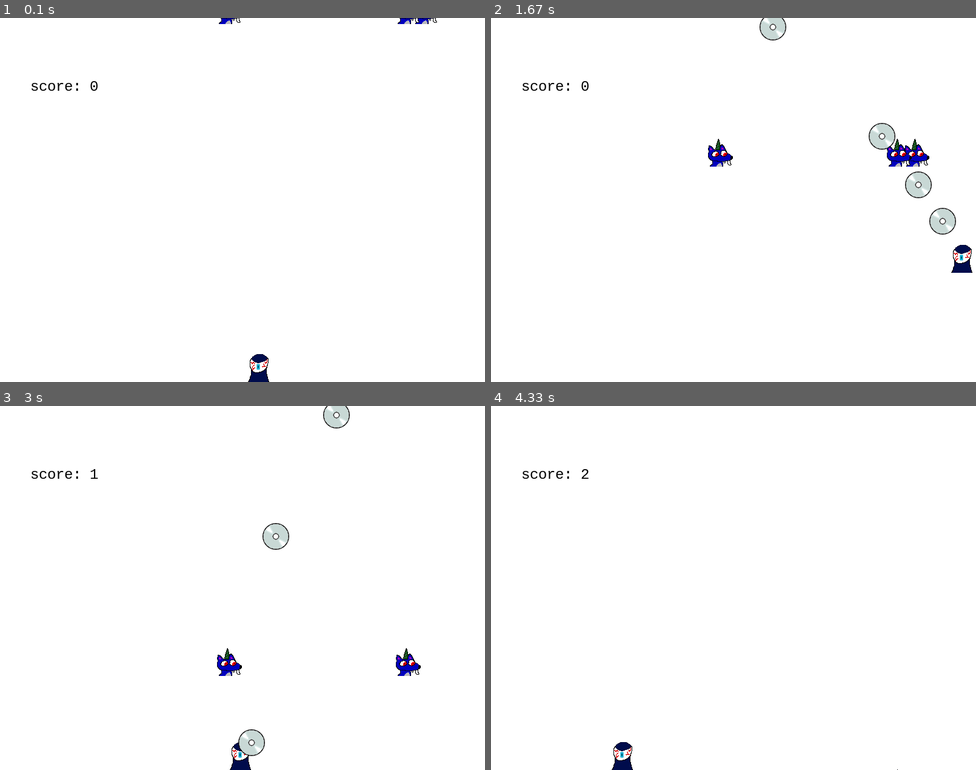
Above: before the commit, frames 1-4 (two rows, left to right).
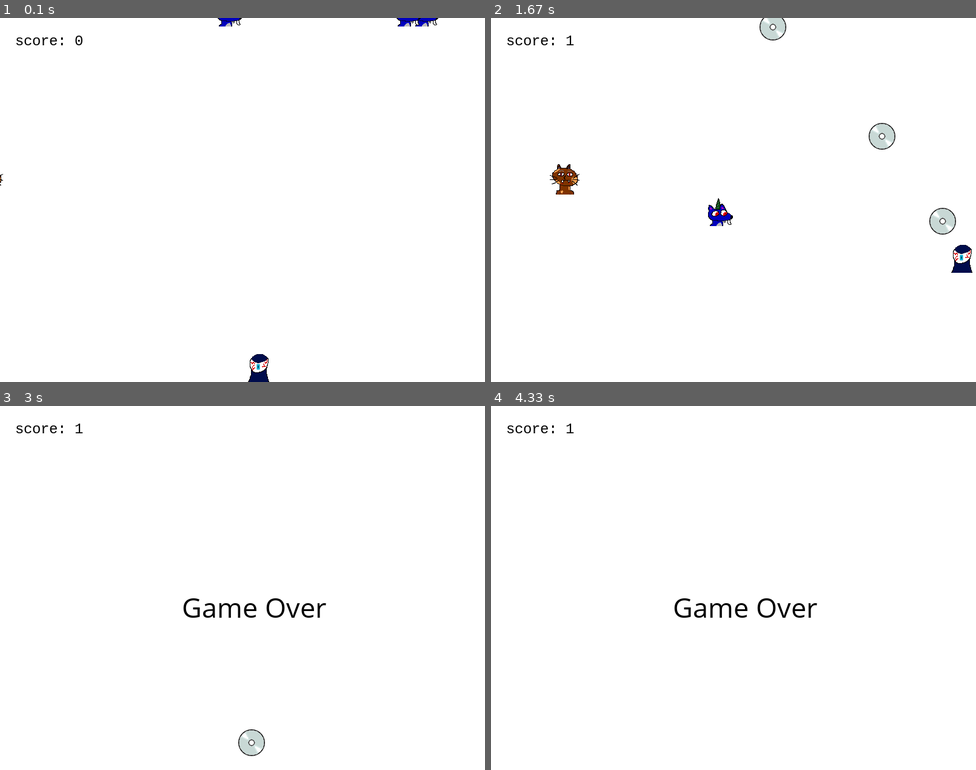
Above: after the commit, the same moments.

Repository: GilbertWilliams/Antimal2ElectricBoogaloo
Game: pygame game, started from main.py
Two runs of this game, one before a commit and one after it. Both use one fixed random seed, a clock stepped at 60 frames per second and the inputs below.
Inputs:
- Up to frame 1 (0.1 s): no input
- Up to frame 2 (1.67 s): tap Space at 0.33, 0.73, 1.03, 1.23, 1.57 s; hold Right 0.67-1.13 s; hold Up 1.17-1.47 s; hold Right from 1.5 s (still down)
- Up to frame 3 (3 s): tap Space at 1.87, 2.07, 2.37, 2.63, 2.97 s; release Right at 1.97 s; hold Left 2-2.53 s; hold Down 2.57-2.87 s; hold Left from 2.9 s (still down)
- Up to frame 4 (4.33 s): tap Space at 3.27 s; release Left at 3.3 s

The runs differ from the first frame. In frame 1, 0.4% of the frame differs, in the area x 0-91%, y 0-46%; in frame 2, 1.6%; in frame 3, 1.8%, in the area x 3-87%, y 0-100%; in frame 4, 0.9%.

Commit message:
whatever
it needs to work

Diff:
--- a/main.py
+++ b/main.py
@@ -83,7 +83,7 @@
         self.rect.x = x
         self.rect.y = y
         self.dx = 0
-        self.dy = 5
+        self.dy = 7
     def update(self):
         # Change enemy position
         self.rect.x += self.dx
@@ -94,6 +94,16 @@
             self.kill()
         if self.rect.y > 600 or self.rect.y < -50:
             self.kill()
+
+class secretEnemy(Enemy):
+    def __init__(self, x, y):
+        Enemy.__init__(self, x, y)
+        self.image = pygame.image.load('resources\OC.png')
+        self.rect = self.image.get_rect()
+        self.rect.x = x
+        self.rect.y = y
+        self.dx = 3
+        self.dy = 0
 
 '''
 Current goals:
@@ -121,7 +131,8 @@
     #Spawns enemies at random X values and offscreen by 50 on the Y axis
     enemy = [Enemy(randrange(0, 750, 1), -50),
              Enemy(randrange(0, 750, 1), -50),
-             Enemy(randrange(0, 750, 1), -50)]
+             Enemy(randrange(0, 750, 1), -50),
+             secretEnemy(-50, randrange(0, 300, 1))]
 
 
 
@@ -141,7 +152,7 @@
 
     scoreFont = pygame.font.SysFont("courier", 24)
 
-    gameoverFont = pygame.font.SysFont("comicsansms", 32)
+    gameoverFont = pygame.font.SysFont("comicsansms", 48)
 
 
     #Set Clock
@@ -199,12 +210,12 @@
         score = player.headcount
         scoreString = str(score)
         scoreboard = scoreFont.render("score: " + scoreString, 1, (0, 0, 0))
-        screen.blit(scoreboard, (50,100))
+        screen.blit(scoreboard, (25,25))
 
         if not playerSprite.has(player): # Check if player has died
             allSprites.empty() # Clear all sprites
             gameover = gameoverFont.render("Game Over", 1, (0, 0, 0)) # Print game over
-            screen.blit(gameover, (50,50))
+            screen.blit(gameover, (300,300))
 
         # Update the display
         pygame.display.update()
Renamed: resources/ORIGINAL CHARACTER DO NOT STEAL.png -> resources/OC.png
